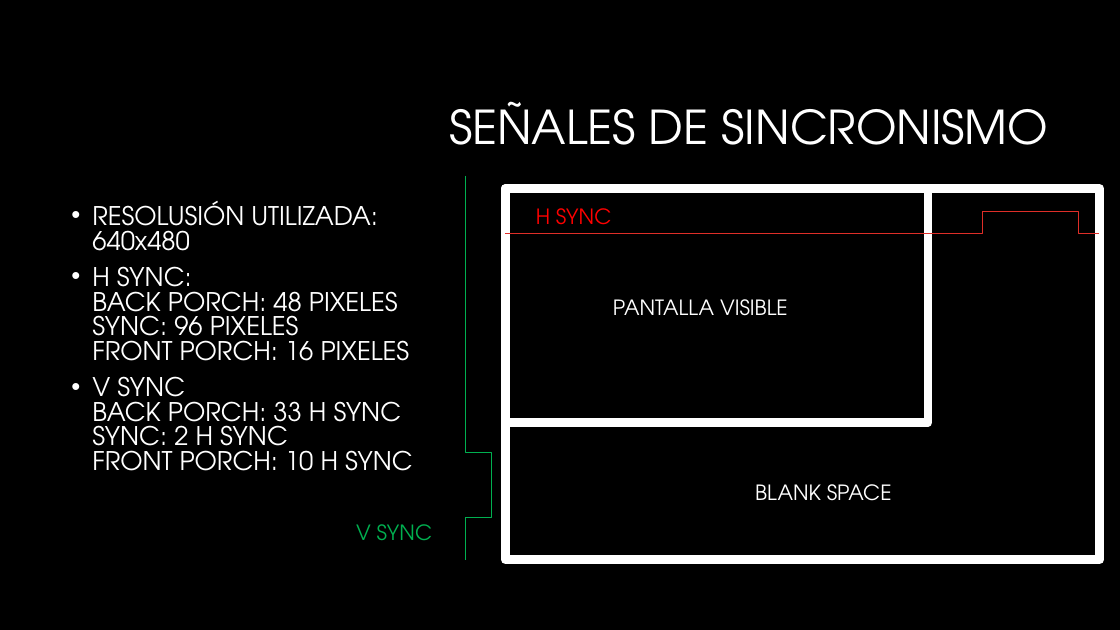
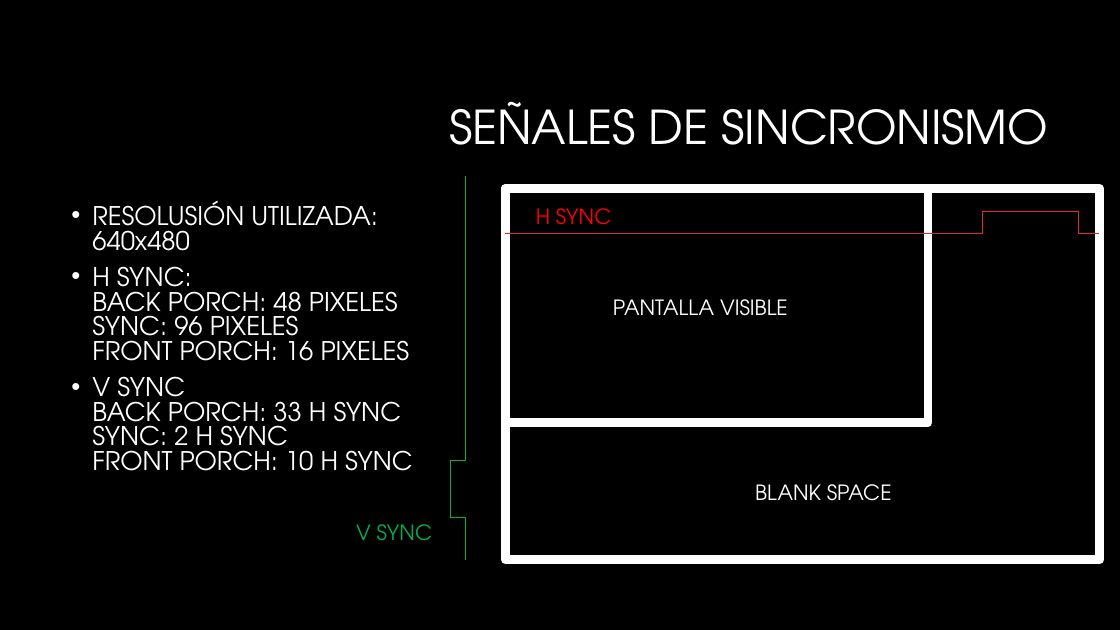
Before and after one commit to ITBA-E3-2018/tpf-team-1, a slide deck: slide 7 of Presentacion electro III.pptx. Drawn at 1120x630 pixels with LibreOffice and Linux fonts; fonts in the diff are those of the drawing; background and template pictures are left out. Boxes give left, top, right and bottom in pixels: in the first picture for what was removed or moved away, otherwise in the second. Text is boxed around its words. In the diff, an @@ line names an element or a change of style, - is before the commit and + after.

```diff
--- a/Presentacion electro III.pptx
+++ b/Presentacion electro III.pptx
@@ elbow line moved from (465, 176) - (492, 476) to (465, 176) - (451, 476) @@
@@ elbow line moved from (492, 476) - (465, 560) to (451, 476) - (465, 560) @@
```
Also in this commit, not shown: 3 other slides changed.
